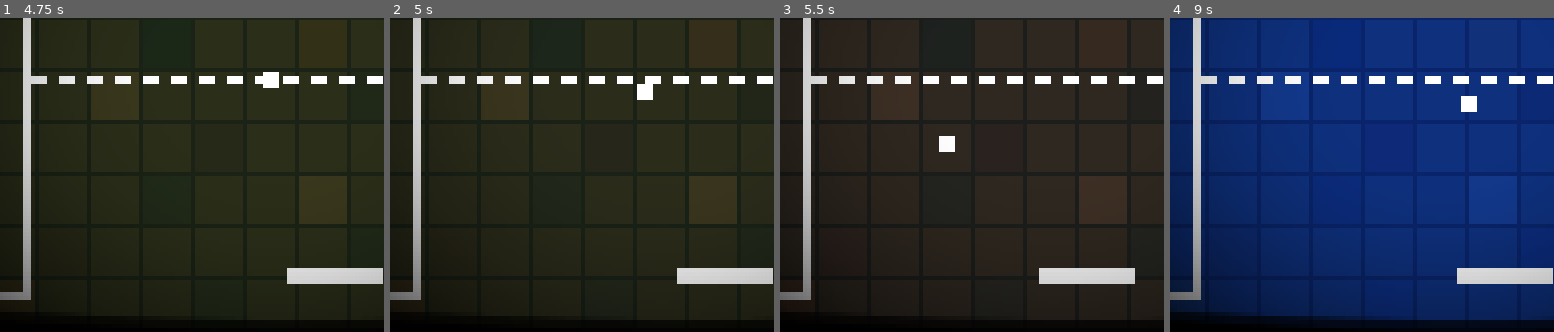
Above: before the commit, frames 1-4 (left to right).
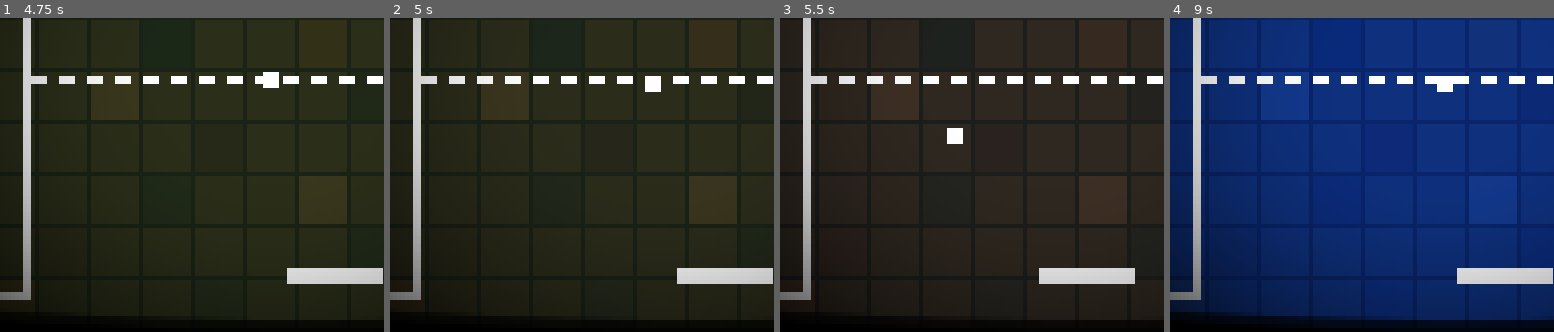
Above: after the commit, the same moments.

Repository: codeattack-medialab/MadPong
Game: Godot game, scene res://scenes/game.tscn
Two runs of this game, one before a commit and one after it. Both use one fixed random seed, a clock stepped at 60 frames per second and the inputs below.
Inputs:
- Up to frame 1 (4.75 s): hold W (p1_right) 0.53-1.28 s; tap O (p2_left) at 0.6, 2.1, 3.6 s; hold Q (p1_left) 1.28-2.03 s; tap P (p2_right) at 1.35, 2.85, 4.35 s; hold W (p1_right) 2.03-3.53 s; tap Enter at 3.5 s; hold Q (p1_left) from 3.53 s (still down)
- Up to frame 2 (5 s): keep holding Q (p1_left)
- Up to frame 3 (5.5 s): keep holding Q (p1_left); tap O (p2_left) at 5.1 s
- Up to frame 4 (9 s): release Q (p1_left) at 5.78 s; hold W (p1_right) 5.78-8.03 s; tap P (p2_right) at 5.85, 7.35, 8.85 s; tap O (p2_left) at 6.6, 8.1 s; tap Space at 7.25 s; tap Enter at 8 s; hold Q (p1_left) from 8.03 s (still down)
The pictures show only the part of the screen within x 15-65%, y 50-100%; the shares and areas given below are measured in that part.

Frame 1 is identical in both runs. In frame 2, 0.2% of the frame differs, in the area x 64-71%, y 21-27%; in frame 3, 0.3%; in frame 4, 0.4%, in the area x 69-80%, y 18-30%.

Commit message:
Small adjustment to goal position
git-svn-id: https://games.zenvoid.org/dev/MadPong@38 a9152a97-29a9-46f2-9092-c0b99d9170f8

Diff:
--- a/game/scenes/game.tscn
+++ b/game/scenes/game.tscn
@@ -143,7 +143,7 @@
 [node name="Goal2" type="Area2D" parent="."]
 editor/display_folded = true
 visible = false
-position = Vector2( 97, 150 )
+position = Vector2( 97, 153 )
 collision_layer = 2
 collision_mask = 2
 __meta__ = {
@@ -156,7 +156,7 @@
 [node name="Goal1" type="Area2D" parent="."]
 editor/display_folded = true
 visible = false
-position = Vector2( 97, 38 )
+position = Vector2( 97, 35 )
 collision_layer = 2
 collision_mask = 2
 __meta__ = {
